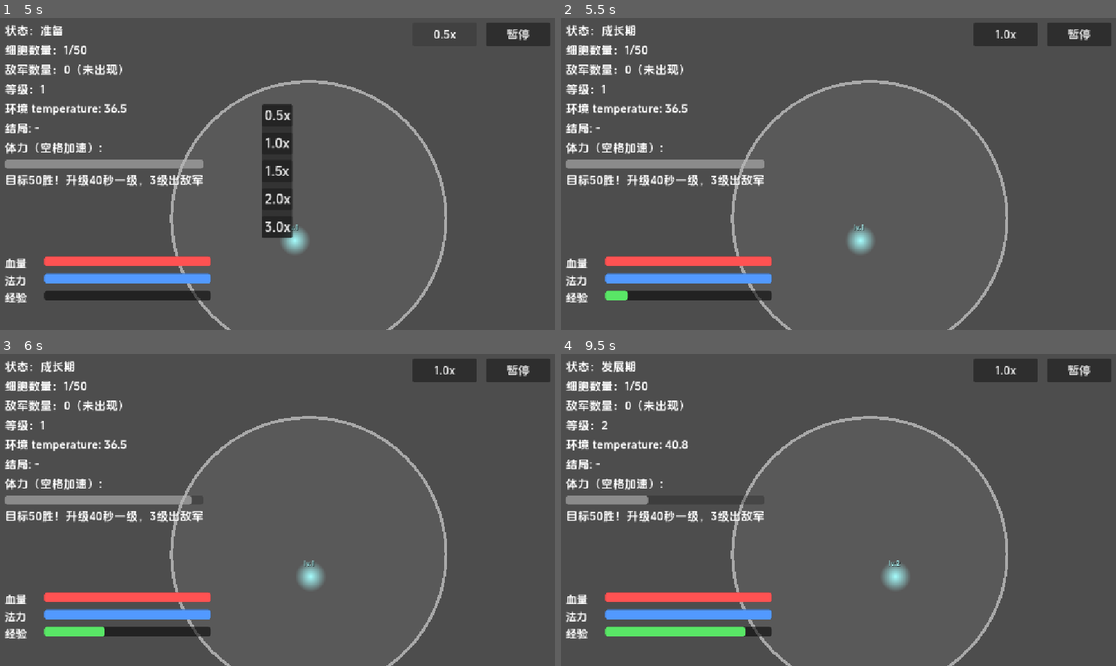
Above: before the commit, frames 1-4 (two rows, left to right).
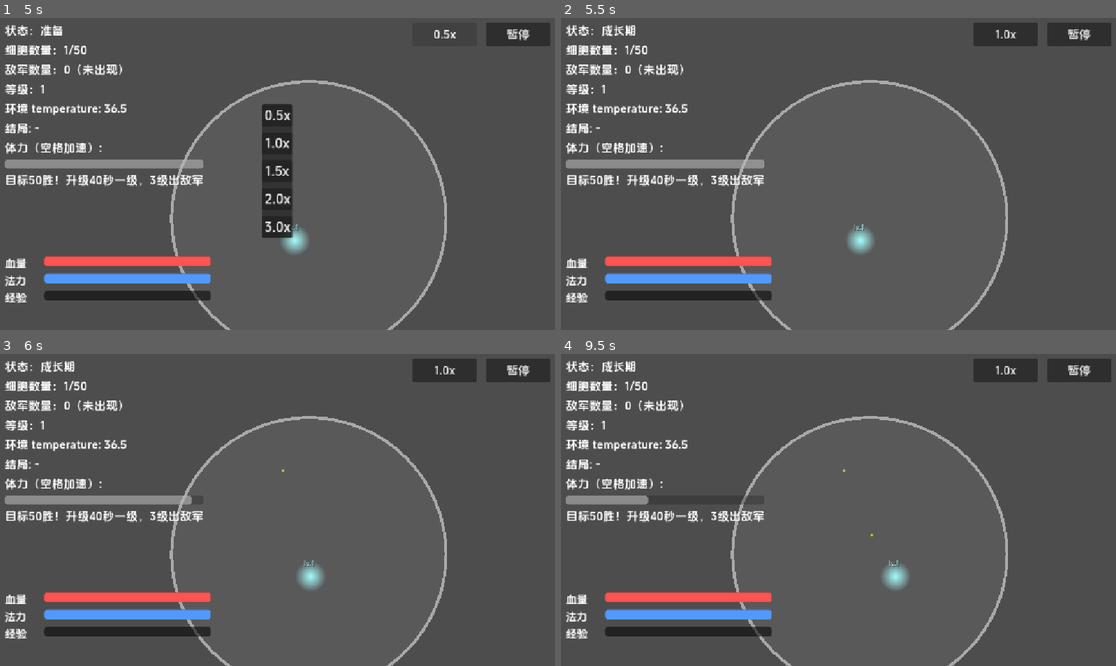
Above: after the commit, the same moments.

Repository: Galax121/-
Game: Godot game, scene res://main/Main.tscn
Two runs of this game, one before a commit and one after it. Both use one fixed random seed, a clock stepped at 60 frames per second and the inputs below.
Inputs (mouse positions are in pixels of both pictures, inside the frame that each line leads up to):
- Up to frame 1 (5 s): click "开始" at 0.5 s; click "暂停" at 1.25 s; click "继续" at 2 s; click "1.0x" at 2.75 s; click "0.5x" at 3.5 s; click "0.5x" at 4.25 s
- Up to frame 2 (5.5 s): click "1.0x" at 5 s
- Up to frame 3 (6 s): tap Enter (ui_accept) at 5.75 s; move the mouse to (399, 491) at 5.77 s; hold Right (ui_right) from 5.78 s (still down); hold Space from 5.78 s (still down)
- Up to frame 4 (9.5 s): tap Enter (ui_accept) at 6.02, 6.77, 8.27, 9.02 s; move the mouse to (727, 522) at 6.52 s; release Right (ui_right) at 6.53 s; release Space at 6.53 s; hold Down (ui_down) 6.53-7.28 s; tap Space at 6.6, 8.1 s; move the mouse to (894, 438) at 7.27 s; hold Right (ui_right) 7.28-8.03 s; hold Space 7.28-8.03 s; move the mouse to (810, 572) at 8.02 s; hold Up (ui_up) 8.03-8.78 s; move the mouse to (1010, 553) at 8.77 s; hold Left (ui_left) from 8.78 s (still down); hold Space from 8.78 s (still down)

Frame 1 is identical in both runs. In frame 2, 0.1% of the frame differs, in the area x 7-13%, y 87-91%; in frame 3, 0.3%; in frame 4, 1.0%, in the area x 7-62%, y 2-91%.

Commit message:
经验球

Diff:
--- a/main/Main.gd
+++ b/main/Main.gd
@@ -105,6 +105,11 @@
 var _enemy_time: float = 0.0
 # 每个敌军的家（3级出生位点），4级围堵后不再拴绳
 var enemy_homes: Array[Vector2] = []
+# 经验球：小白点，主控拾取后消失并加经验
+var orbs: Array[Sprite2D] = []
+const ORB_SPAWN_INTERVAL: float = 2.5
+var _orb_timer: float = 0.0
+var _orb_tex: Texture2D
 
 func _ready() -> void:
 	rng.randomize()
@@ -189,6 +194,7 @@
 	_update_stamina(delta)
 	_update_spawning(delta)
 	_update_enemy_spawning(delta)
+	_update_orbs(delta)
 	_grow_cells(delta)
 	_grow_enemies(delta)
 	_move_cells(delta)
@@ -677,7 +683,11 @@
 	if _spawn_timer < _next_spawn_in:
 		return
 	_spawn_timer = 0.0
-	_next_spawn_in = rng.randf_range(0.15, 0.4)
+	# 出生间隔随等级变小：lv1=0.6~1.2s，lv30=0.05~0.15s，满级才刷得快
+	var rate_mult: float = clampf(float(GameManager.get_level()) / 30.0, 0.03, 1.0)
+	var base_lo: float = lerpf(0.6, 0.05, rate_mult)
+	var base_hi: float = lerpf(1.2, 0.15, rate_mult)
+	_next_spawn_in = rng.randf_range(base_lo, base_hi)
 	_spawn_one_cell()
 	_pending -= 1
 	_spawned_total += 1
@@ -790,6 +800,47 @@
 	_spawn_enemy()
 	_enemy_pending -= 1
 	_enemy_spawned_total += 1
+
+# 经验球更新：每间隔 ORB_SPAWN_INTERVAL 秒出一个，主控碰到拾取加经验
+func _update_orbs(delta: float) -> void:
+	if _orb_tex == null:
+		_orb_tex = _make_orb_texture()
+	_orb_timer += delta
+	if _orb_timer >= ORB_SPAWN_INTERVAL and orbs.size() < 30:
+		_orb_timer = 0.0
+		_spawn_orb()
+	if cell_sprites.is_empty():
+		return
+	var main_pos: Vector2 = cell_sprites[0].position
+	for i in range(orbs.size() - 1, -1, -1):
+		if orbs[i].position.distance_to(main_pos) < CELL_RADIUS + 6.0:
+			var orb: Sprite2D = orbs[i]
+			orbs.remove_at(i)
+			orb.queue_free()
+			if GameManager.skill_system != null and GameManager.skill_system.has_method("add_exp"):
+				GameManager.skill_system.add_exp(8.0)
+
+func _spawn_orb() -> void:
+	var sp := Sprite2D.new()
+	sp.texture = _orb_tex
+	sp.position = _find_free_spot()
+	sp.scale = Vector2.ONE * 0.25
+	sp.modulate = Color(1.0, 0.95, 0.2)
+	cell_layer.add_child(sp)
+	orbs.append(sp)
+
+func _make_orb_texture() -> Texture2D:
+	var gradient := Gradient.new()
+	gradient.set_color(0, Color(1, 1, 0.6, 1))
+	gradient.set_color(1, Color(1, 1, 0, 0))
+	var tex := GradientTexture2D.new()
+	tex.gradient = gradient
+	tex.width = 32
+	tex.height = 32
+	tex.fill = GradientTexture2D.FILL_RADIAL
+	tex.fill_from = Vector2(0.5, 0.5)
+	tex.fill_to = Vector2(1.0, 0.5)
+	return tex
 
 # 出生一个敌军：红色，同尺寸。3级在家附近冒出来，4级围堵后全图自由生成
 func _spawn_enemy() -> void:
--- a/systems/CellSystemStub.gd
+++ b/systems/CellSystemStub.gd
@@ -6,8 +6,12 @@
 
 # 当前细胞总数
 var cell_count: int = 1
-# 每秒平均增长多少个细胞（0.22：约220秒到50；5级在160秒，赛后60秒完赛）
-var growth_per_sec: float = 0.22
+# 每秒平均增长多少个细胞（会按等级上调：等级1 ≈ 基础数×1/30，等级30 ≈ ×1）
+# 配合 MAX_LEVEL=30 与 growth_per_sec_full，让分裂真正成为高等级后的爆发
+var base_growth: float = 0.22
+const MAX_GROWTH_MULT: float = 1.0  # 30级时的增殖倍数（相对 base_growth）
+var _current_growth: float = 0.0
+
 # 小数累加器，避免每帧都只能加整数
 var _accum: float = 0.0
 
@@ -18,9 +22,15 @@
 	print("[CellSystemStub] init，初始细胞数 = 1")
 	EventBus.cell_count_changed.emit(cell_count)
 
-# 每帧调用：按 growth_per_sec 累加，满 1 个就真正增加
+# 每帧调用：按等级系数增殖，等级越高分裂越快。
+# 系数：lv/30，30级才到满档，前期几乎不增殖，逼你冲高等级
 func tick(delta: float) -> void:
-	_accum += delta * growth_per_sec
+	var lvl: int = 1
+	if GameManager != null and GameManager.skill_system != null:
+		lvl = int(GameManager.skill_system.get("level"))
+	var mult: float = clampf(float(lvl) / 30.0, 0.03, 1.0)  # 最低3%不至于完全停住
+	_current_growth = base_growth * mult
+	_accum += delta * _current_growth
 	if _accum >= 1.0:
 		spawn_cell(int(_accum))
 		_accum -= float(int(_accum))
--- a/systems/SkillSystemStub.gd
+++ b/systems/SkillSystemStub.gd
@@ -20,11 +20,9 @@
 	print("[SkillSystem] init，初始等级 = 1，升下一级所需经验 = %d" % exp_to_next)
 	EventBus.level_changed.emit(level)
 
-# 每帧调用：这里是测试用的自动加经验，正式接经验球时要把 add_exp 删掉！
-func tick(delta: float) -> void:
-	# ⚠️ 仅用于测试！每帧加10点经验，让你能立刻看到升级。
-	# 正式接经验球或击杀逻辑的时候，务必把这行注释掉或删掉！
-	add_exp(10.0 * delta)
+# 每帧调用：经验由经验球拾取驱动，这里不自动加
+func tick(_delta: float) -> void:
+	pass
 
 # 核心公式：升下一级所需经验 (22 * 1.13^(lv-1))
 func get_exp_to_next_level() -> float:
